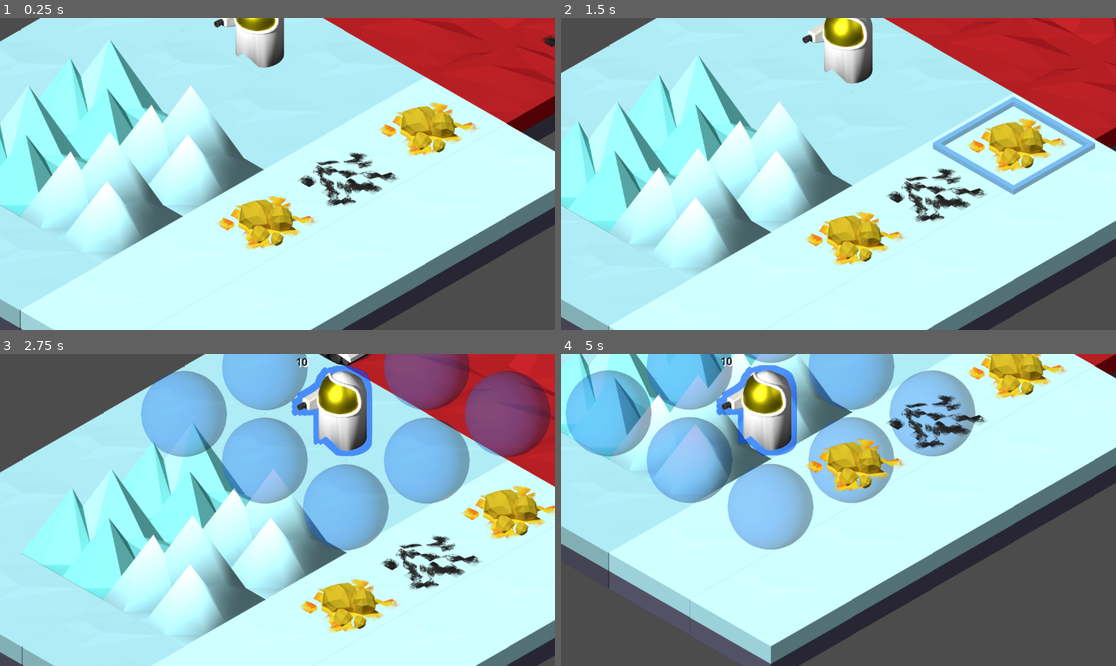
Above: before the commit, frames 1-4 (two rows, left to right).
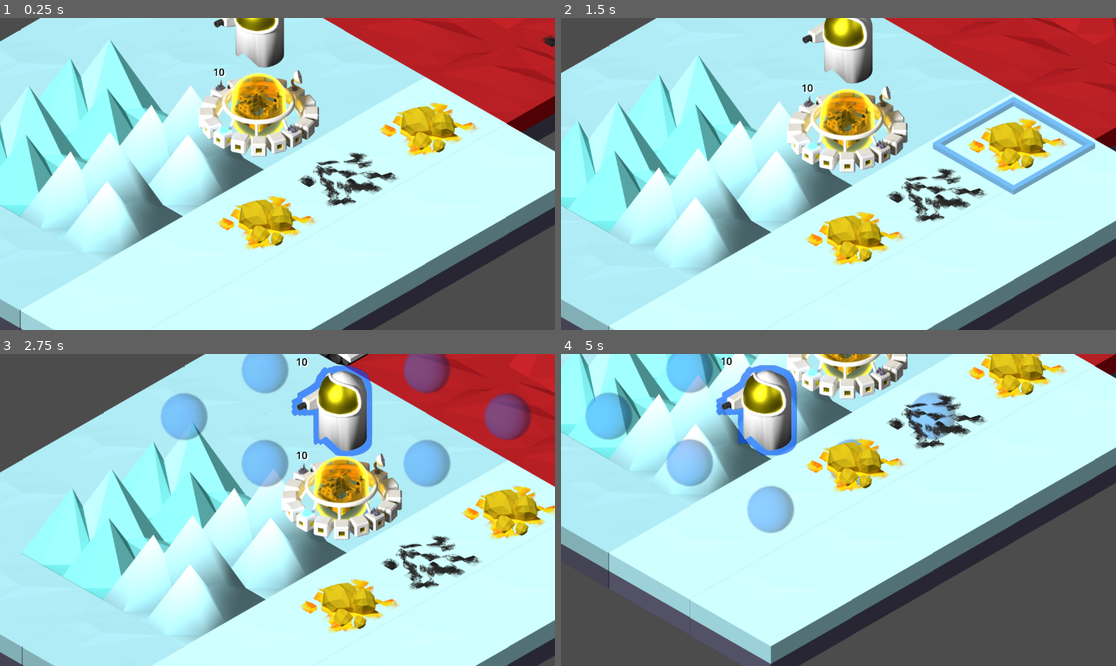
Above: after the commit, the same moments.

Repository: lifflander/stp
Game: Godot game, scene res://node_2d.tscn
The game is run twice, just before and just after one commit, with the same random seed, the same clock (stepped at 60 frames per second) and the same inputs.
Inputs (mouse positions are in pixels of both pictures, inside the frame that each line leads up to):
- Up to frame 1 (0.25 s): no input
- Up to frame 2 (1.5 s): tap Enter at 0.5 s; move the mouse to (960, 158) at 0.52 s; click (960, 158) at 0.67 s; tap Space at 1.25 s; drag from (727, 189) to (810, 236) at 1.27 s
- Up to frame 3 (2.75 s): move the mouse to (333, 441) at 2.02 s; click (333, 441) at 2.17 s
- Up to frame 4 (5 s): tap Enter at 2.75 s; drag from (810, 572) to (672, 463) at 2.77 s; move the mouse to (1005, 556) at 3.52 s; click (1005, 556) at 3.67 s; tap Space at 4.25 s; drag from (672, 463) to (755, 432) at 4.27 s

The runs differ from the first frame. In frame 1, 4.3% of the frame differs, in the area x 35-81%, y 16-72%; in frame 2, 4.3%; in frame 3, 18%, in the area x 25-100%, y 0-87%; in frame 4, 16%.

Commit message:
add new units

Diff:
--- a/LogicEngine.gd
+++ b/LogicEngine.gd
@@ -21,10 +21,8 @@
 		le = in_le
 
 		# Dummy insertion of a unit
-		if player_id == 0:
-			units.append(Unit.new(in_le, tile_map, Vector2i(player_id, player_id), unit_tile_set, 0))
-		else:
-			units.append(Unit.new(in_le, tile_map, Vector2i(player_id, player_id), unit_tile_set, 1))
+
+		units.append(Unit.new(in_le, tile_map, Vector2i(player_id, player_id), unit_tile_set, player_id))
 
 class UnitAbilities:
 	var distance : int = 1
@@ -59,8 +57,10 @@
 		print("renderAtLocation location=", location)
 		if unit_type == 0:
 			tile_map.unit_layer[tile_map.convertTo1D(location)] = Vector2i(0, 0)
+		elif unit_type == 1:
+			tile_map.unit_layer[tile_map.convertTo1D(location)] = Vector2i(2, 0)
 		else:
-			tile_map.unit_layer[tile_map.convertTo1D(location)] = Vector2i(2, 0)
+			tile_map.unit_layer[tile_map.convertTo1D(location)] = Vector2i(4, 0)
 		tile_map.unit_tile_set_layer[tile_map.convertTo1D(location)] = unit_source_id
 		tile_map.unit_layer_health[tile_map.convertTo1D(location)] = abilities.hp
 
@@ -86,4 +86,4 @@
 	#print("process engine: ", tile_map)
 	if tile_map != null and not is_initialized:
 		is_initialized = true
-		initialize(2)
+		initialize(3)
--- a/iso-tileset-2.tres
+++ b/iso-tileset-2.tres
@@ -25,6 +25,9 @@
 2:0/0/material = ExtResource("2_40q4k")
 3:0/0 = 0
 3:0/0/material = ExtResource("2_40q4k")
+4:0/0 = 0
+4:0/0/texture_origin = Vector2i(0, 40)
+4:0/0/material = ExtResource("2_40q4k")
 
 [sub_resource type="OccluderPolygon2D" id="OccluderPolygon2D_3deau"]
 
@@ -96,6 +99,10 @@
 1:0/0/texture_origin = Vector2i(0, 55)
 2:0/0 = 0
 3:0/0 = 0
+4:0/0 = 0
+4:0/0/texture_origin = Vector2i(0, 40)
+5:0/0 = 0
+6:0/0 = 0
 
 [sub_resource type="TileSetAtlasSource" id="TileSetAtlasSource_r0v2n"]
 texture = ExtResource("7_6aigk")
@@ -111,6 +118,7 @@
 3:0/0 = 0
 3:0/0/texture_origin = Vector2i(0, 10)
 3:0/0/modulate = Color(1, 1, 1, 0.388235)
+4:0/0 = 0
 
 [resource]
 tile_shape = 1
Binary file changed: assets/tilesets/Tileset_Overlay_Selection.png
Not shown, changed: assets/tilesets/Tileset_Overlay_Selection.png.import
Binary file removed: assets/tilesets/Tileset_Overlay_Selection_old.png
Not shown, removed: assets/tilesets/Tileset_Overlay_Selection_old.png.import
Binary file changed: assets/tilesets/Units-Tileset_1.png
Not shown, changed: assets/tilesets/Units-Tileset_1.png.import
Not shown: 1 places in iso-tileset-2.tres that only renumber resources
